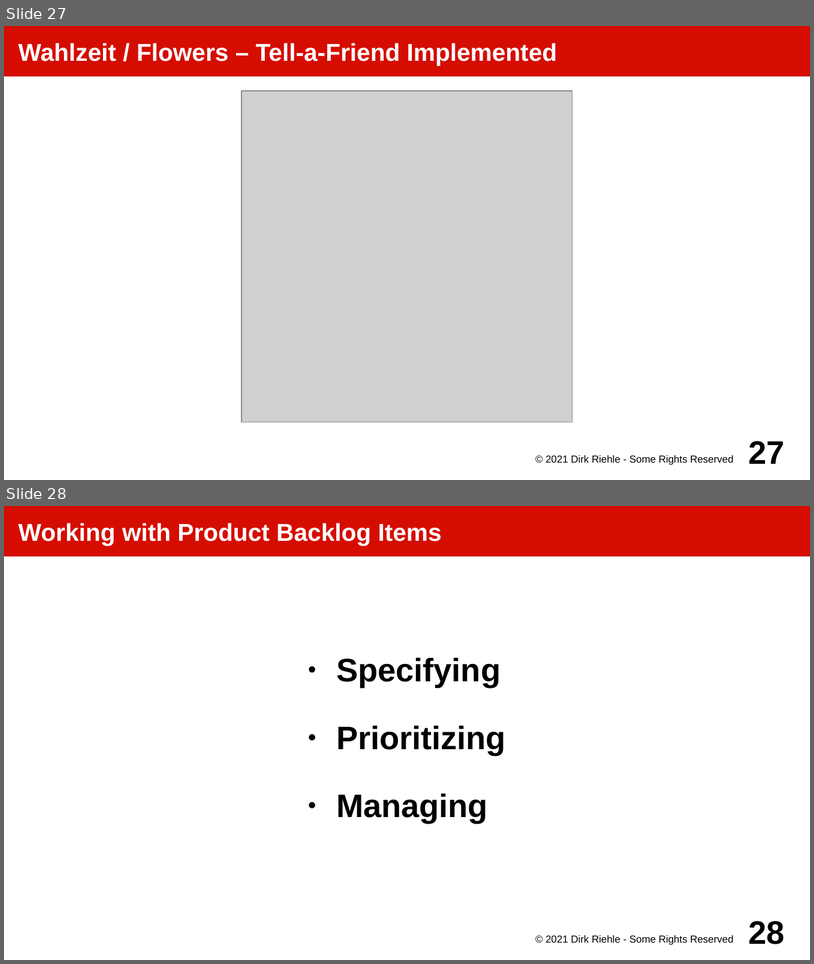
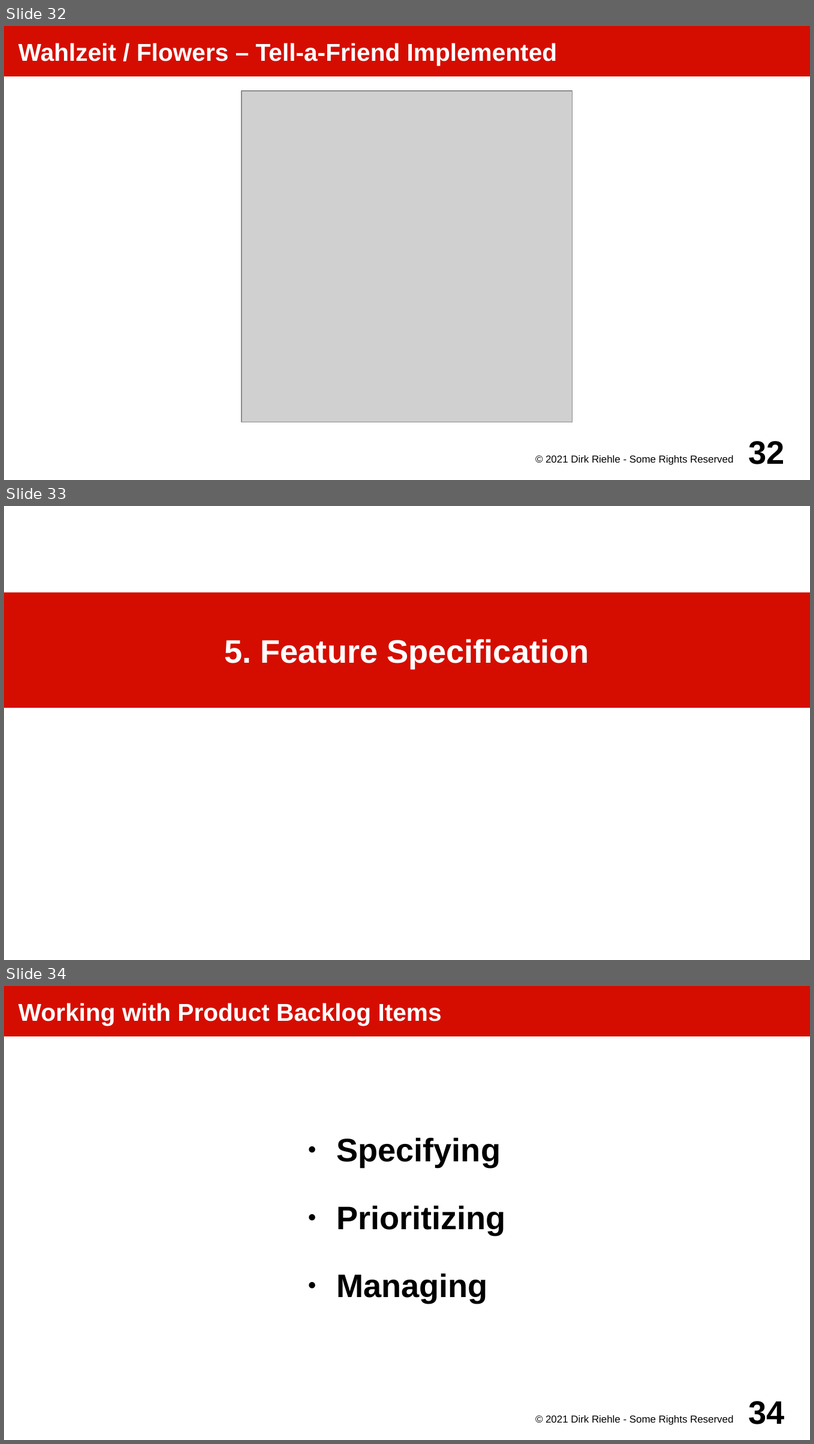
Before and after one commit to dirkriehle/amos-course, a slide deck: Lecture slides/AMOS D01 - Product Management.odp. Shown one above the other, each under a label of ours: slides 27 and 28 before the commit, slides 32, 33 and 34 after it. The pictures are 814x964 and 814x1444 pixels, drawn with LibreOffice and Linux fonts; fonts in the diff are those of the drawing; grey boxes stand for pictures. Boxes give left, top, right and bottom in pixels: in the first picture for what was removed or moved away, otherwise in the second. Text is boxed around its words. In the diff, an @@ line names an element or a change of style, - is before the commit and + after.

```diff
--- a/Lecture slides/AMOS D01 - Product Management.odp
+++ b/Lecture slides/AMOS D01 - Product Management.odp
@@ slide 33 added at [4,506,810,960], background #FFFFFF @@
@@ title added at [4,592,810,707], fill #D50D01, 32 pt, text #FFFFFF, bold @@
+5. Feature Specification
@@ what was slide 27 is now slide 32 @@
@@ page number at [749,441,785,464]: text changed @@
-27
+32
@@ what was slide 28 is now slide 34 @@
@@ page number at [749,1401,785,1424]: text changed @@
-28
+34
```
Also in this commit, not shown: 7 other slides added, 15 other files.
